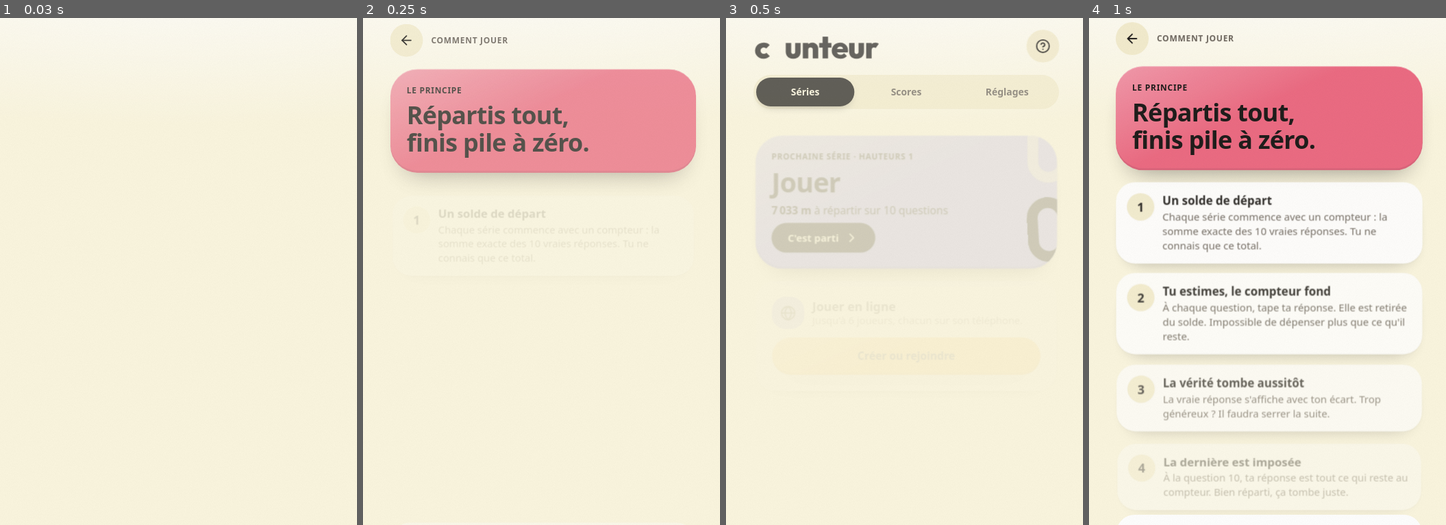
Above: before the commit, frames 1-4 (left to right).
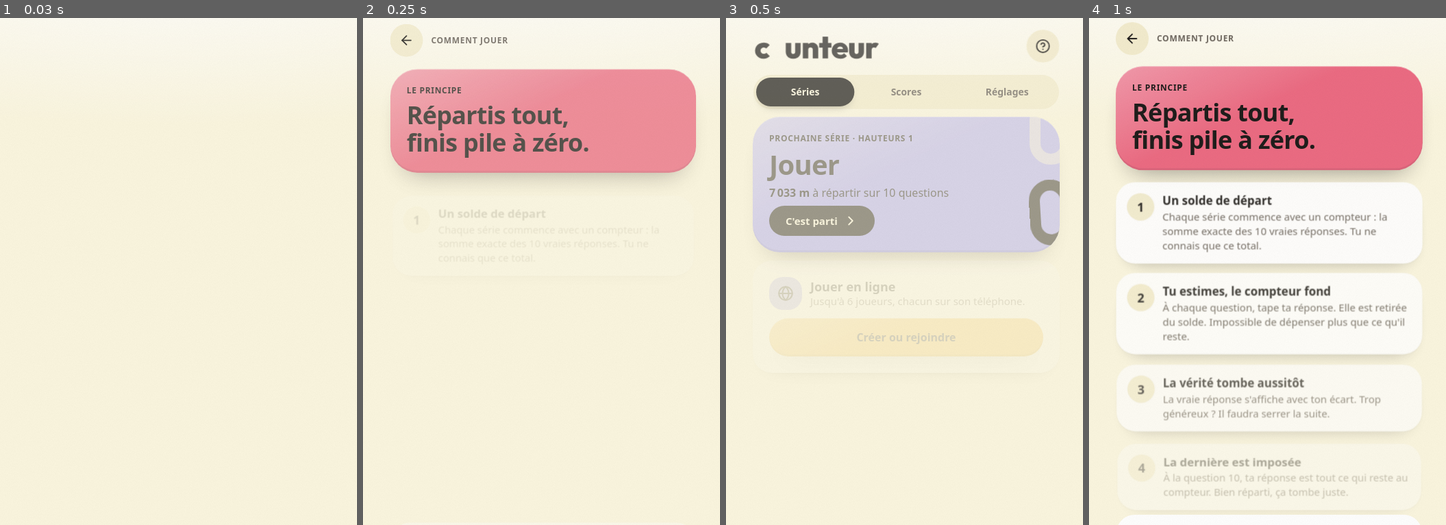
Above: after the commit, the same moments.

Repository: Lucas30tdu/counteur-game
Game: browser game, page index.html
Same seed, same stepped clock (60 frames per second), same inputs: the game is played once before the commit and once after it.
Inputs (mouse positions are in pixels of both pictures, inside the frame that each line leads up to):
- Up to frame 1 (0.03 s): no input
- Up to frame 2 (0.25 s): no input
- Up to frame 3 (0.5 s): click (768, 38) at 0.27 s
- Up to frame 4 (1 s): click "Comment jouer" at 0.52 s

Frames 1-2 are identical in both runs. In frame 3, 9.8% of the frame differs, in the area x 7-94%, y 19-66%; in frame 4, nothing differs.

Commit message:
Accueil : les blocs apparaissent en fondu sans glisser, pour que le bouton En ligne reste cliquable au retour
Co-Authored-By: Claude Sonnet 5.5 <noreply@anthropic.com>
Claude-Session: https://claude.ai/code/session_01ThHxAMaQByMwiydR5GFWnS

Diff:
--- a/index.html
+++ b/index.html
@@ -489,6 +489,9 @@
 
 /* Entrée en cascade (garder en dernier) */
 .rise{animation:rise .62s var(--ease-out) backwards;animation-delay:var(--d,0ms)}
+/* Accueil : les blocs apparaissent en fondu, sans bouger, pour qu'un appui juste après le retour tombe toujours sur le bon bouton */
+.fade-in{animation:fadeIn .5s var(--ease-out) backwards;animation-delay:var(--d,0ms)}
+@keyframes fadeIn{from{opacity:0}}
 .imposed{animation:rise .6s var(--ease-out) backwards,stripes 1.4s linear infinite}
 @keyframes rise{from{opacity:0;transform:translateY(16px) scale(.985)}}
 .no-motion *,.no-motion *::before,.no-motion *::after{animation:none!important;transition:none!important}
@@ -909,8 +912,8 @@
 function titleFor(n){if(n>=85)return["Oracle","Tu lis dans les chiffres."];if(n>=65)return["Fin limier","Du flair, et peu de fausses pistes."];if(n>=40)return["Optimiste","L'intuition est là, les chiffres pas toujours."];return["Au pif","Le hasard a fait de son mieux."]}
 function reduced(){return !D.settings.anim||matchMedia("(prefers-reduced-motion: reduce)").matches}
 function buzz(ms){try{navigator.vibrate&&navigator.vibrate(ms)}catch(e){}}
-function riseIn(nodes,base,step){if(reduced())return;base=base||0;step=step==null?40:step;
-  [...nodes].forEach((n,i)=>{if(!(n instanceof HTMLElement)||n.hidden)return;n.style.setProperty("--d",(base+i*step)+"ms");n.classList.remove("rise","q-in","shake","bump");void n.offsetWidth;n.classList.add("rise")})}
+function riseIn(nodes,base,step,fade){if(reduced())return;base=base||0;step=step==null?40:step;const cls=fade?"fade-in":"rise";
+  [...nodes].forEach((n,i)=>{if(!(n instanceof HTMLElement)||n.hidden)return;n.style.setProperty("--d",(base+i*step)+"ms");n.classList.remove("rise","fade-in","q-in","shake","bump");void n.offsetWidth;n.classList.add(cls)})}
 const FX=["rise","q-in","shake","bump","glow","nudge","wobble","land","enter"];
 function replay(el,cls){if(!el||reduced())return;el.classList.remove(...FX);void el.offsetWidth;el.classList.add(cls)}
 function countUp(el,to,dur,from,f,done){from=from||0;f=f||fmt;if(!el)return;if(reduced()){el.textContent=f(to);done&&done();return}
@@ -957,8 +960,8 @@
     if(reduced())prev.hidden=true;else{prev.classList.add("is-leaving");leaveT[prev.id]=setTimeout(()=>{prev.hidden=true;prev.classList.remove("is-leaving")},240)}}
   clearTimeout(leaveT[next.id]);next.classList.remove("is-leaving");next.hidden=false;next.scrollTop=0;curScreen=next;
   if(!same&&!reduced()){
-    riseIn([...next.children].filter(n=>!n.matches(".end-panel,.counter")),60,45);
-    if(id==="home"){const p=next.querySelector(".panel:not([hidden])");if(p)riseIn(p.children,180,36)}
+    riseIn([...next.children].filter(n=>!n.matches(".end-panel,.counter")&&!(id==="home"&&n.matches(".panel"))),60,45);
+    if(id==="home"){const p=next.querySelector(".panel:not([hidden])");if(p)riseIn(p.children,180,36,true)}
     if(id==="play")replay($("#counter"),"enter");
     if(id==="rules")riseIn(next.querySelectorAll(".steps li"),220,70)}
   placeAll(false)}
